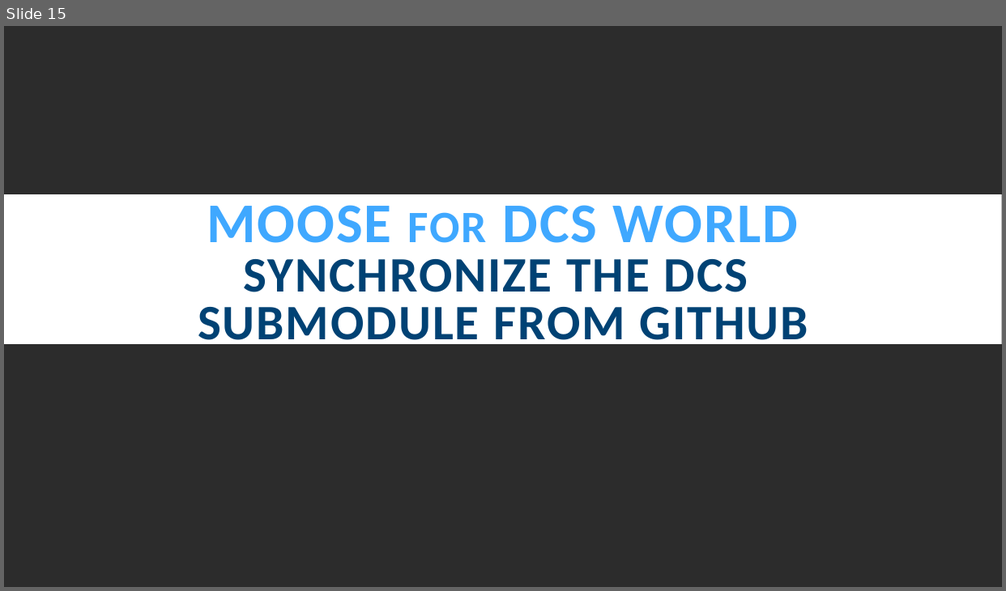
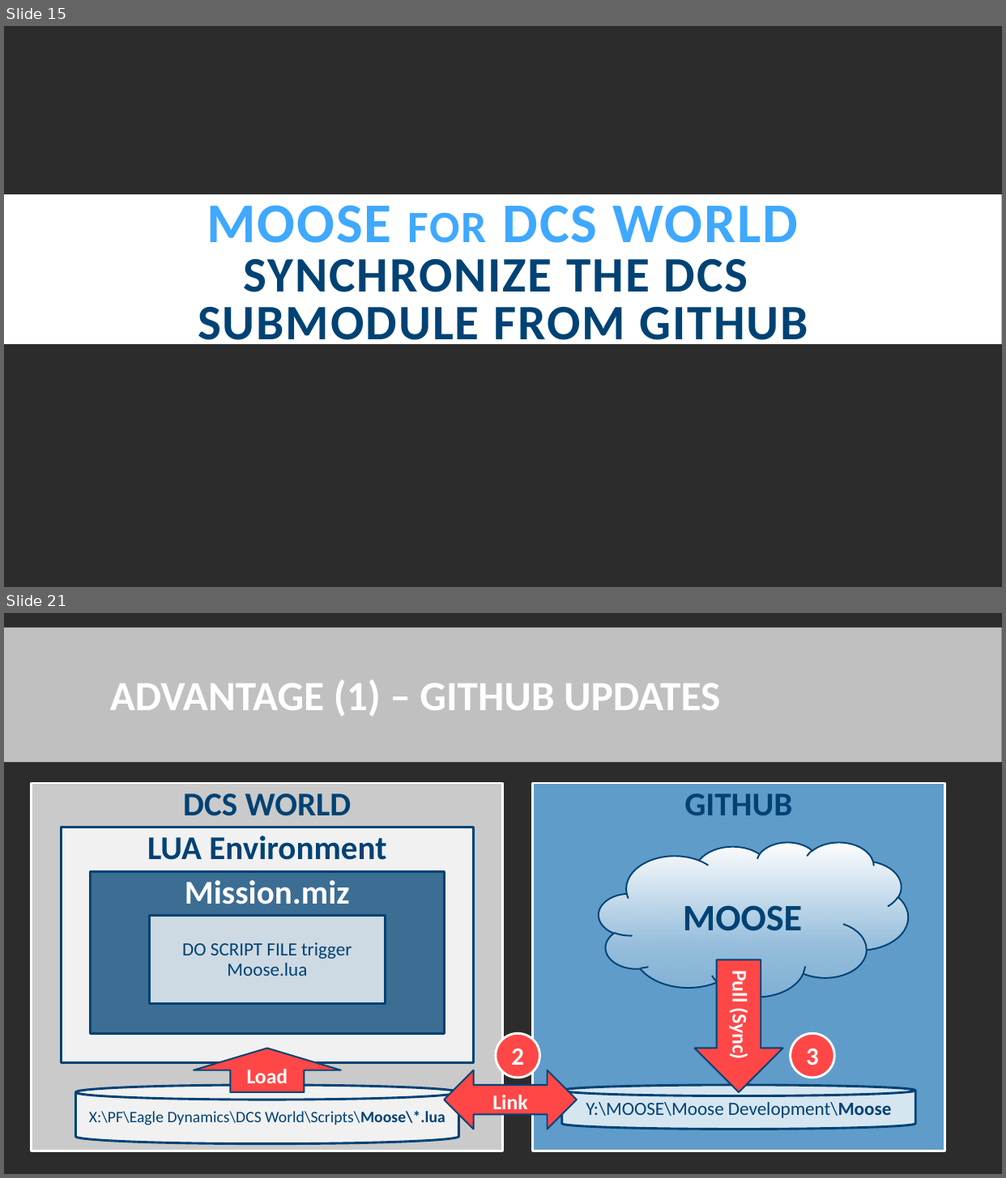
Before and after one commit to FlightControl-Master/MOOSE_PRESENTATIONS, a slide deck: Moose Presentations/SETUP.pptx. Shown one above the other, each under a label of ours: slide 15 before the commit, slides 15 and 21 after it; the slides between them are not shown. The pictures are 1006x591 and 1006x1178 pixels, drawn with LibreOffice and Linux fonts; fonts in the diff are those of the drawing; background and template pictures are left out. Boxes give left, top, right and bottom in pixels: in the first picture for what was removed or moved away, otherwise in the second. Text is boxed around its words. In the diff, an @@ line names an element or a change of style, - is before the commit and + after.

```diff
--- a/Moose Presentations/SETUP.pptx
+++ b/Moose Presentations/SETUP.pptx
@@ slide 21 added at (4, 613, 1002, 1174), background picture (left out) @@
@@ rectangle added at (4, 628, 1002, 762), fill #FFFFFF at 70% opacity @@
@@ title added at (110, 679, 720, 716), 40 pt, text #FFFFFF, bold @@
+ADVANTAGE (1) – GITHUB UPDATES
@@ rectangle added at (32, 783, 503, 1152), fill #FFFFFF at 75% opacity, outline #FFFFFF 2.25 pt, 32 pt, text #004274, bold @@
+DCS WORLD
@@ rectangle added at (533, 783, 945, 1152), fill #71C2FF at 75% opacity, outline #FFFFFF 2.25 pt, 32 pt, text #004274, bold @@
+GITHUB
@@ rectangle added at (61, 827, 473, 1063), fill #FFFFFF at 75% opacity, outline #004274 2.25 pt, 32 pt, text #004274, bold @@
+LUA Environment
@@ cloud added at (599, 842, 908, 997), fill gradient #FFFFFF, outline #004274 1.5 pt, 36 pt, text #004274, bold @@
+MOOSE
@@ rectangle added at (90, 871, 444, 1033), fill #004274 at 75% opacity, outline #004274 2.25 pt, 32 pt, text #FFFFFF, bold @@
+Mission.miz
@@ rectangle added at (149, 916, 385, 1004), fill #FFFFFF at 75% opacity, outline #004274 2.25 pt, 18 pt, text #004274 @@
+DO SCRIPT FILE trigger
+Moose.lua
@@ down arrow added at (695, 960, 783, 1093), fill #FF4747, outline #004274 1.5 pt, 20 pt, text #FFFFFF, bold @@
+Pull (Sync)
@@ up arrow added at (194, 1049, 341, 1093), fill #FF4747, outline #004274 1.5 pt, 20 pt, text #FFFFFF, bold @@
+Load
@@ ellipse added at (496, 1033, 540, 1078), fill #FF4747, outline #FFFFFF 2.25 pt, 24 pt, text #FFFFFF, bold @@
+2
@@ ellipse added at (791, 1033, 835, 1078), fill #FF4747, outline #FFFFFF 2.25 pt, 24 pt, text #FFFFFF, bold @@
+3
@@ left right arrow added at (444, 1071, 577, 1130), fill #FF4747, outline #004274 1.5 pt, 20 pt, text #FFFFFF, bold @@
+Link
@@ cylinder added at (76, 1085, 459, 1144), fill #FFFFFF at 75% opacity, outline #004274 2.25 pt, 15.3 pt, text #004274 @@
+X:\PF\Eagle Dynamics\DCS World\Scripts\Moose\*.lua
@@ cylinder added at (562, 1085, 915, 1130), fill #FFFFFF at 75% opacity, outline #004274 2.25 pt, 18 pt, text #004274 @@
+Y:\MOOSE\Moose Development\Moose
```
Also in this commit, not shown: 6 other slides added, 6 other files.
